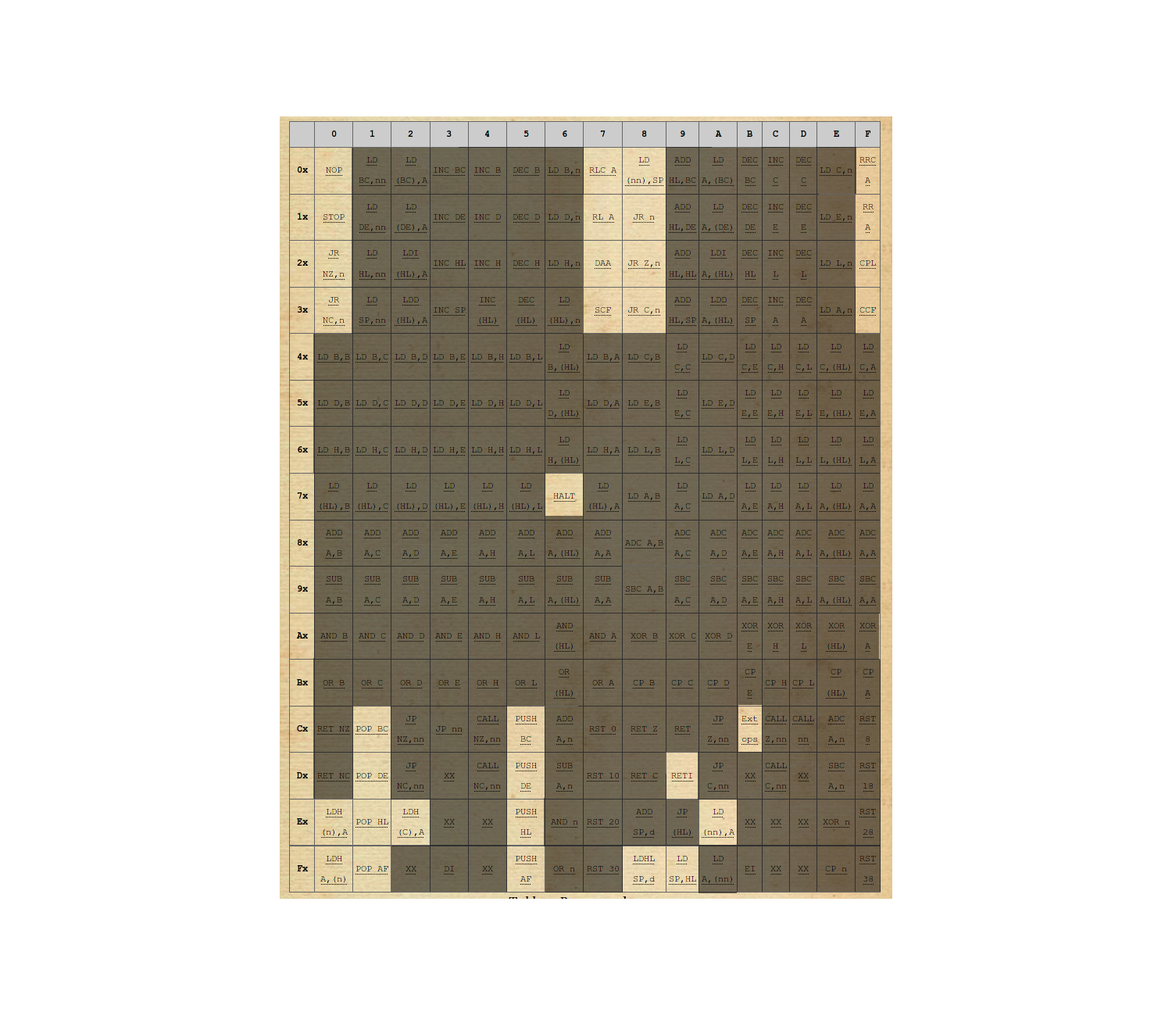
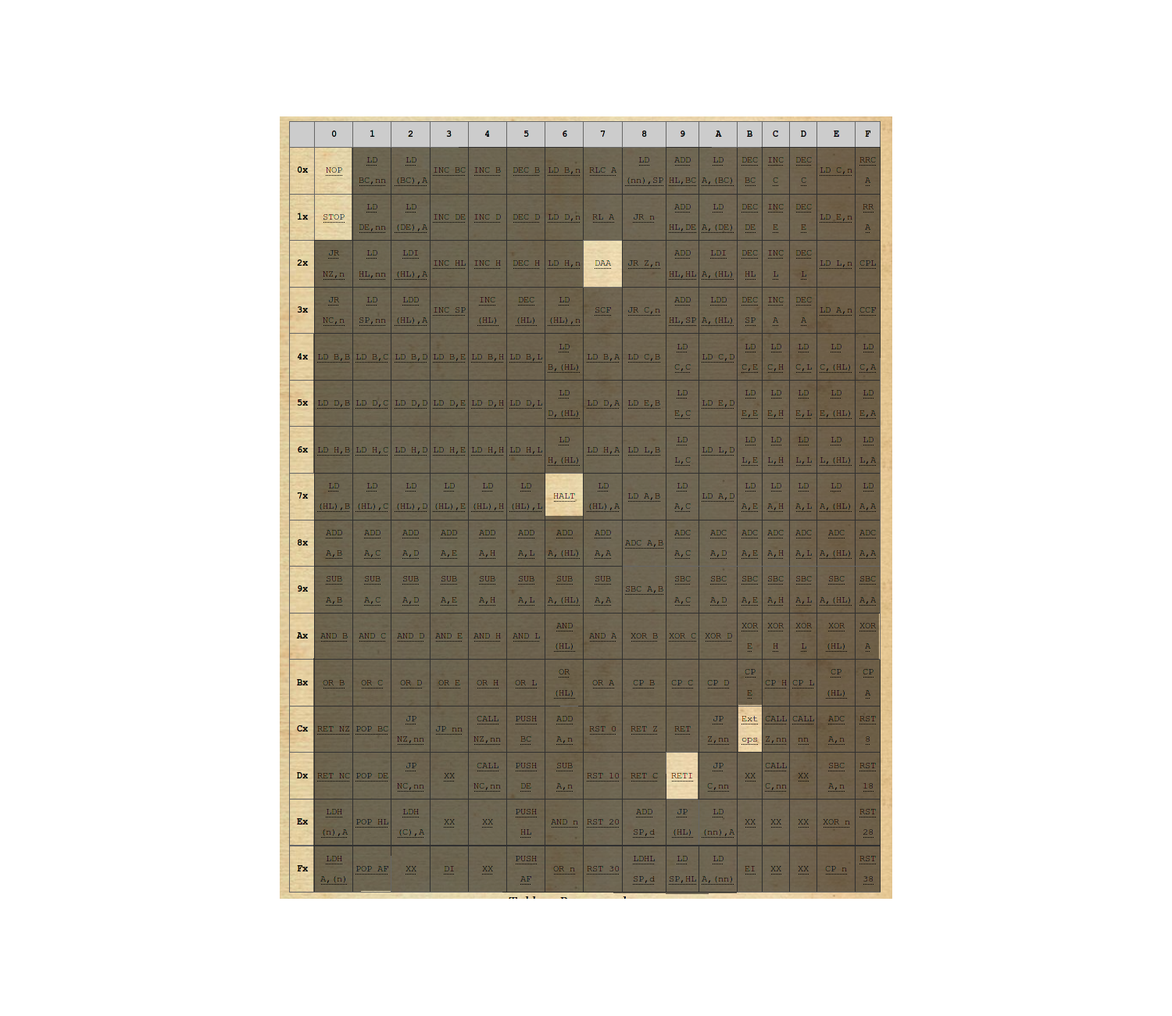
Before/after of a 1172 × 1016 layered artwork. What changed in the layer stack:
painted on "Ebene" over 313, 146, 881, 895
